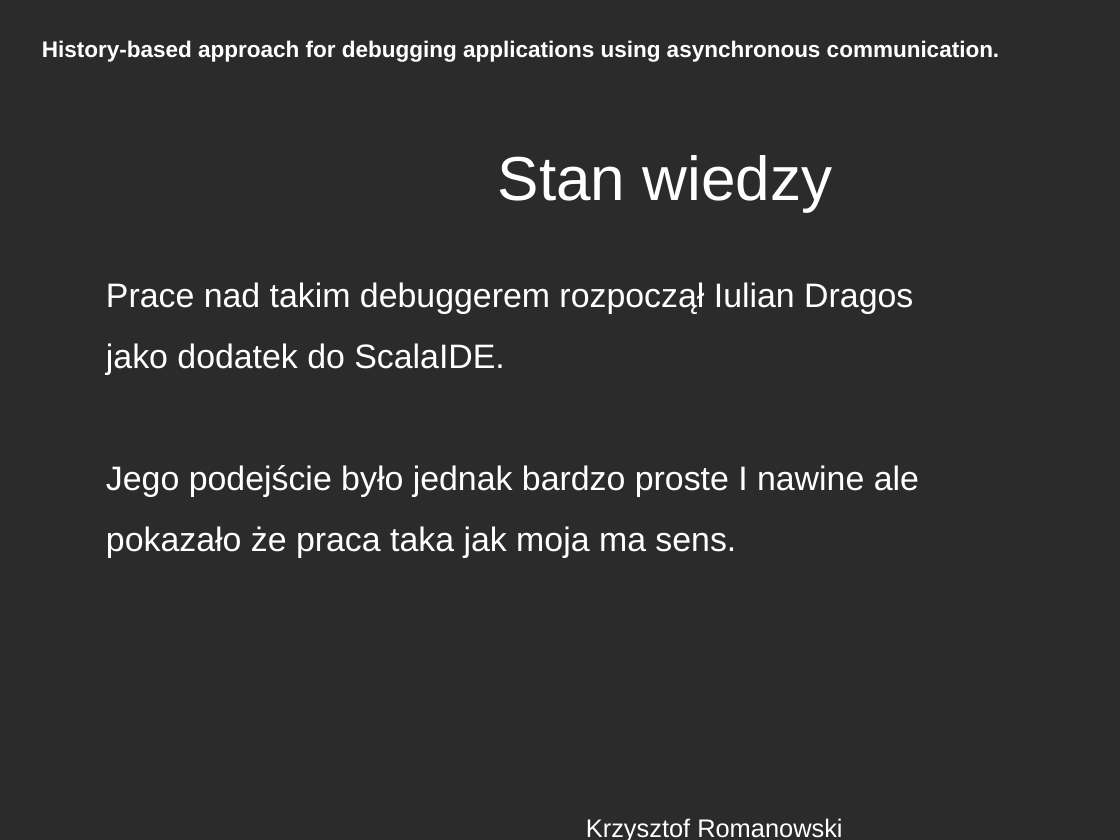
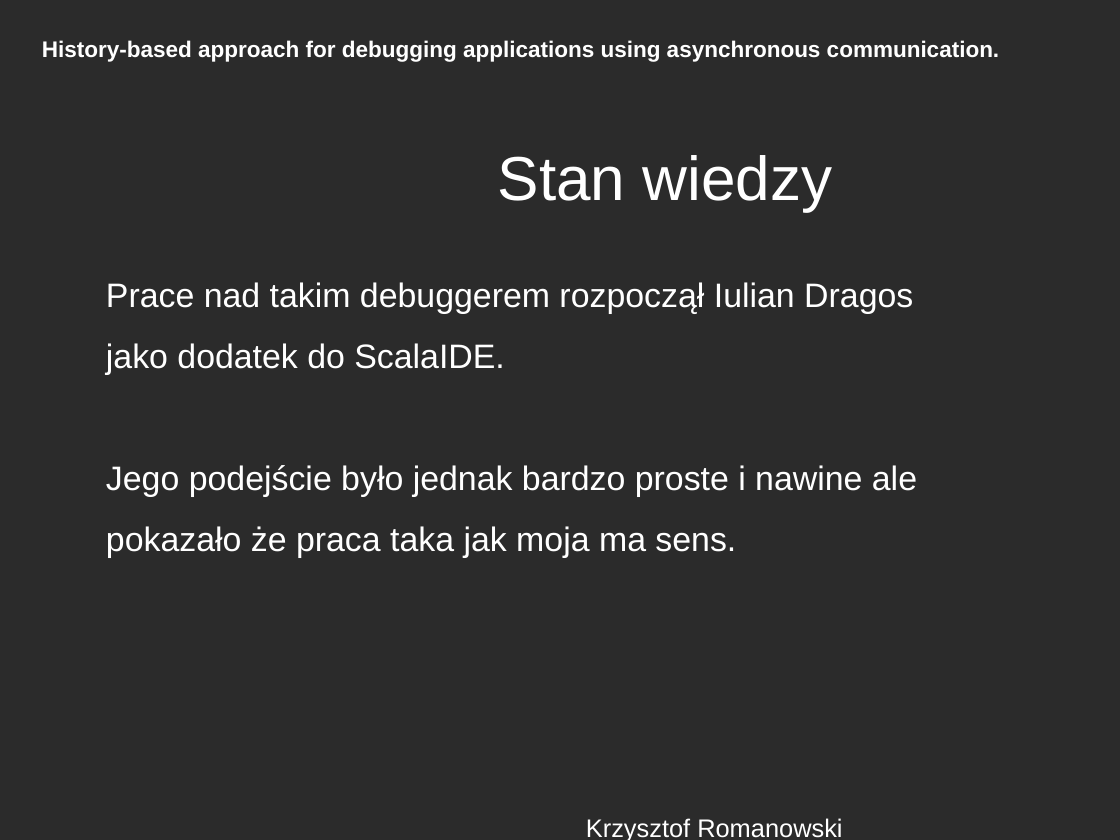
Before and after one commit to romanowski/asa, a slide deck: slide 4 of docs/prezentacja.odp. Drawn at 1120x840 pixels with LibreOffice and Linux fonts; fonts in the diff are those of the drawing; background and template pictures are left out; a plain dark background stands for a picture behind light text. Boxes give left, top, right and bottom in pixels: in the first picture for what was removed or moved away, otherwise in the second. Text is boxed around its words. In the diff, an @@ line names an element or a change of style, - is before the commit and + after.

```diff
--- a/docs/prezentacja.odp
+++ b/docs/prezentacja.odp
@@ text at box(106, 465, 917, 557): text changed @@
-Jego podejście było jednak bardzo proste I nawine ale pokazało że praca taka jak moja ma sens.
+Jego podejście było jednak bardzo proste i nawine ale pokazało że praca taka jak moja ma sens.
```
Also in this commit, not shown: 4 other slides changed, 3 other files.
